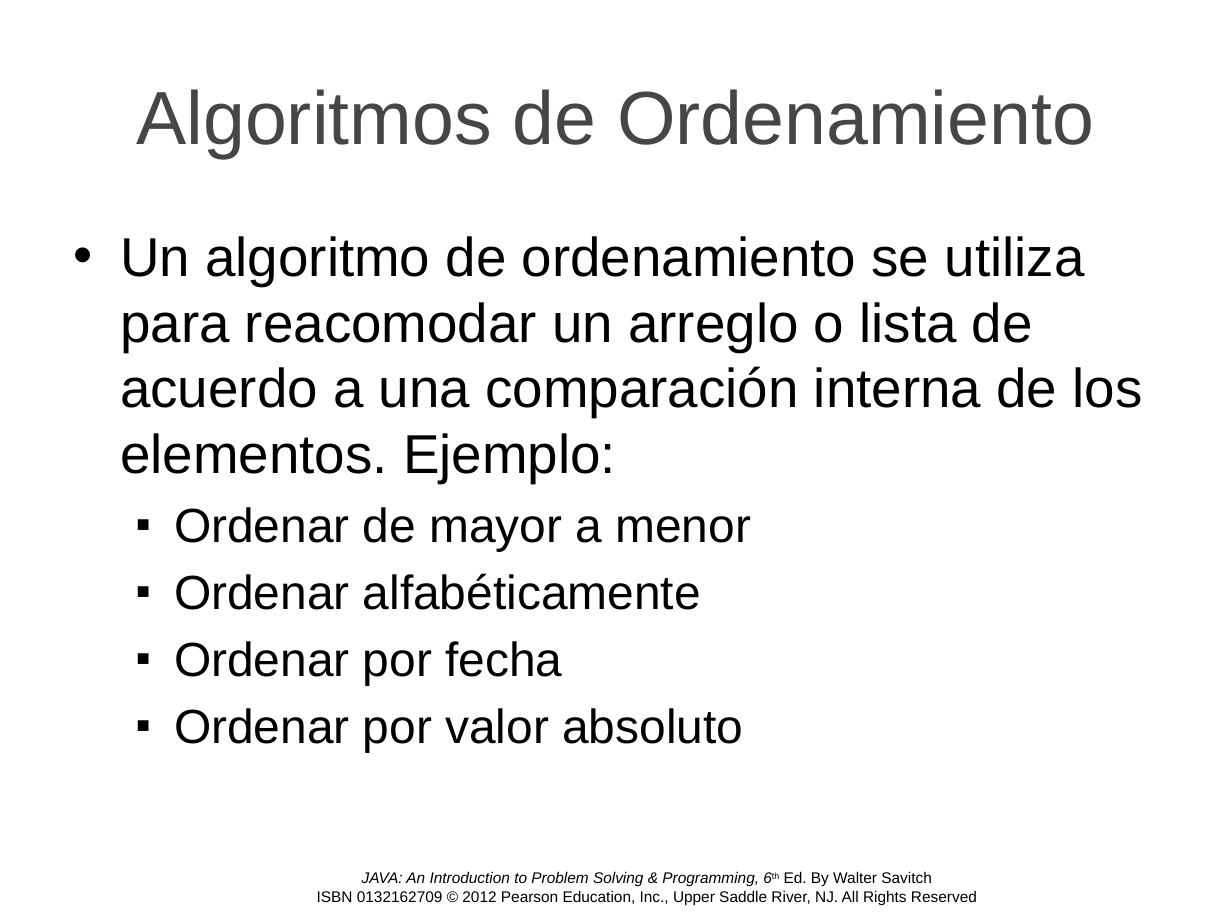
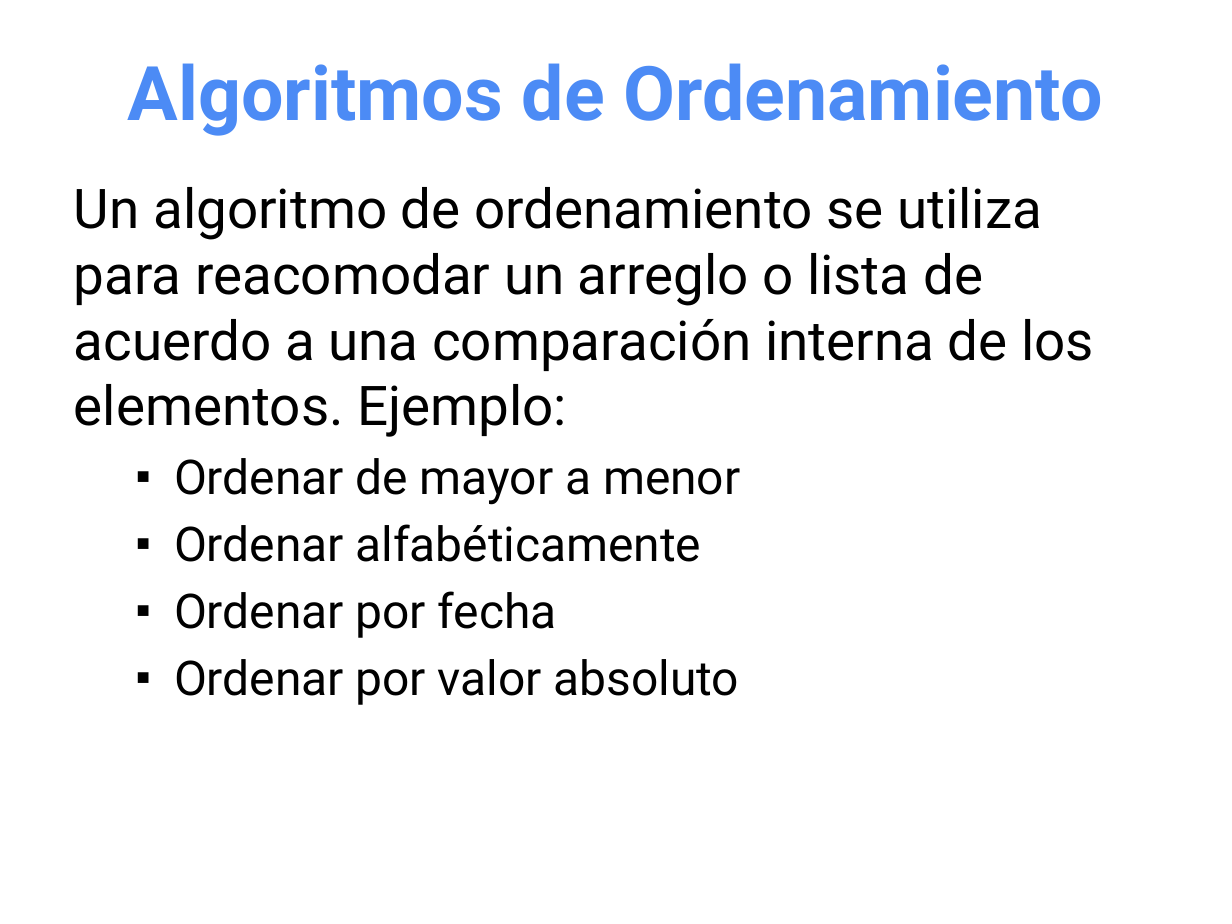
Before and after one commit to OMardil/INFO2, a slide deck: slide 10 of MOD02_Algoritmos_de_ordenamiento_y_busqueda/01 Presentacion/INFO2_MOD2-Ordenamiento_y_Busqueda.pptx (slide 9 before the commit). Drawn at 1232x924 pixels with LibreOffice and Linux fonts; fonts in the diff are those of the drawing; background and template pictures are left out. Boxes give left, top, right and bottom in pixels: in the first picture for what was removed or moved away, otherwise in the second. Text is boxed around its words. In the diff, an @@ line names an element or a change of style, - is before the commit and + after.

```diff
--- a/MOD02_Algoritmos_de_ordenamiento_y_busqueda/01 Presentacion/INFO2_MOD2-Ordenamiento_y_Busqueda.pptx
+++ b/MOD02_Algoritmos_de_ordenamiento_y_busqueda/01 Presentacion/INFO2_MOD2-Ordenamiento_y_Busqueda.pptx
@@ title "Algoritmos de Ordenamiento" at [128, 63, 1102, 136]: font Arial to Roboto, text colour #464646 to #4C8BF5, bold on @@
@@ text "Un algoritmo de ordenamiento se ...": place and size @@
-text "Un algoritmo de ordenamiento se ..." at [120, 236, 1142, 752]
+text "Un algoritmo de ordenamiento se ..." at [74, 187, 1094, 705]
@@ text "Un algoritmo de ordenamiento se ..." at [74, 187, 1094, 705]: font Arial to Roboto; bullet • to none @@
@@ text removed at [317, 871, 977, 905] @@
-JAVA: An Introduction to Problem Solving & Programming, 6th Ed. By Walter Savitch
-ISBN 0132162709 © 2012 Pearson Education, Inc., Upper Saddle River, NJ. All Rights Reserved
```
Also in this commit, not shown: 21 other slides changed, 2 slides added, 1 slide removed, 1 other file.
